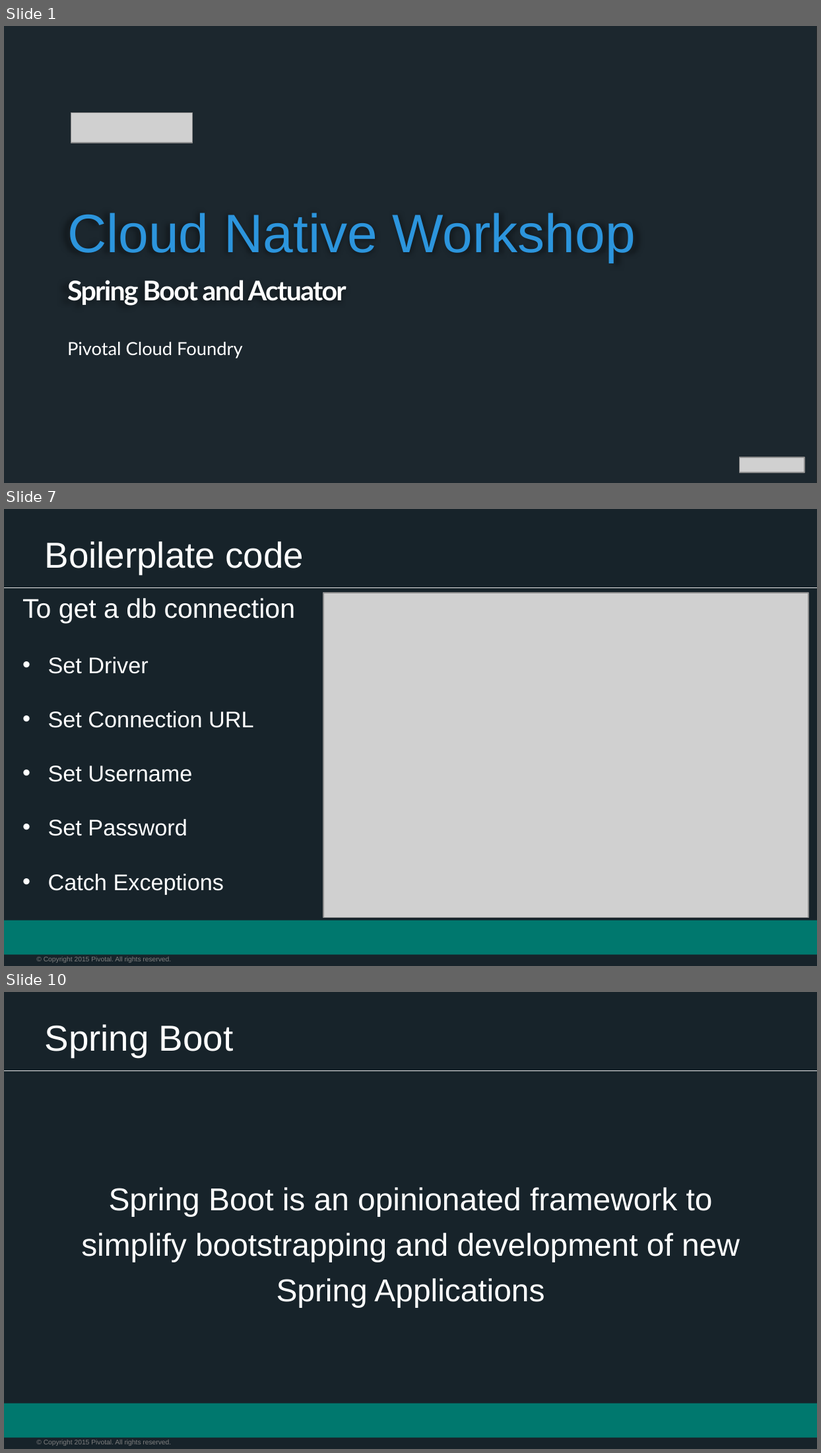
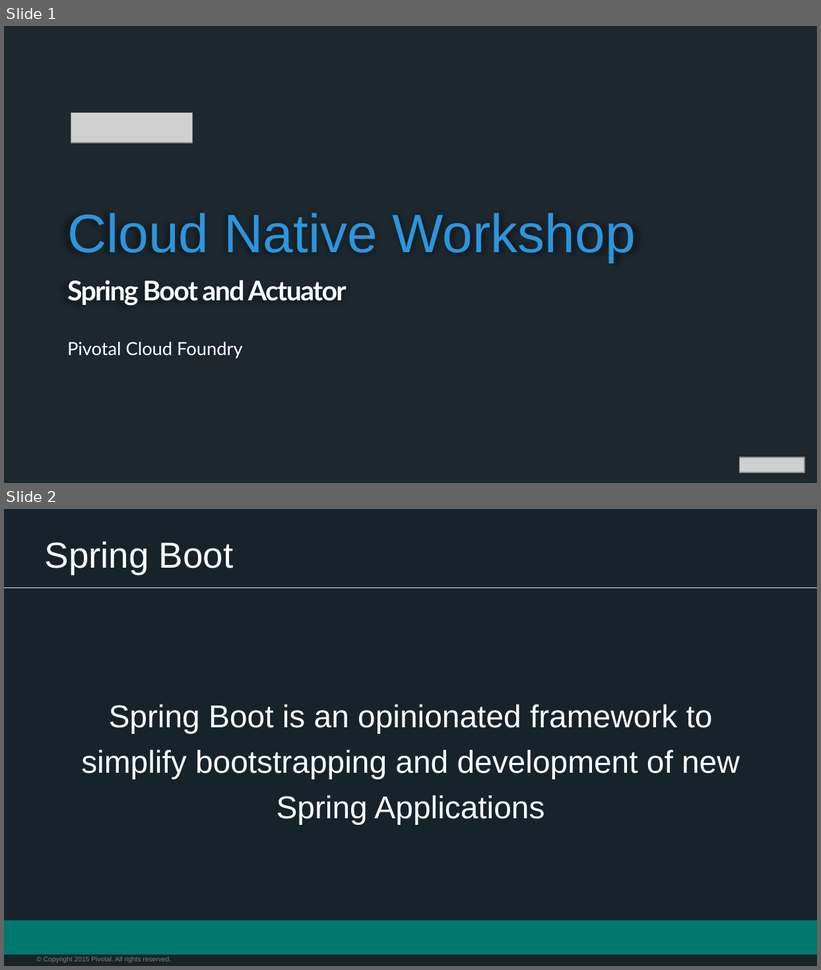
Before and after one commit to appalrpivotal/PCF-Workshop-ESI, a slide deck: presentations/5-Spring_Overview.pptx. Shown one above the other, each under a label of ours: slides 1, 7 and 10 before the commit, slides 1 and 2 after it; the slides between them are not shown. The pictures are 821x1453 and 821x970 pixels, drawn with LibreOffice and Linux fonts; fonts in the diff are those of the drawing; grey boxes stand for pictures; background and template pictures are left out; a plain dark background stands for a picture behind light text. Boxes give left, top, right and bottom in pixels: in the first picture for what was removed or moved away, otherwise in the second. Text is boxed around its words. In the diff, an @@ line names an element or a change of style, - is before the commit and + after.

```diff
--- a/presentations/5-Spring_Overview.pptx
+++ b/presentations/5-Spring_Overview.pptx
@@ slide 7 removed at (x1=4, y1=509, x2=817, y2=966), background #17232A; not listed: 3 template elements that a slide beside it also shows @@
@@ title removed at (x1=45, y1=541, x2=304, y2=574) @@
-Boilerplate code
@@ text removed at (x1=22, y1=598, x2=296, y2=894) @@
-To get a db connection
-• Set Driver
-• Set Connection URL
-• Set Username
-• Set Password
-• Catch Exceptions
@@ picture removed at (x1=323, y1=593, x2=809, y2=918) @@
@@ what was slide 10 is now slide 2 @@
```
Also in this commit, not shown: 7 other slides removed, 42 other files.
